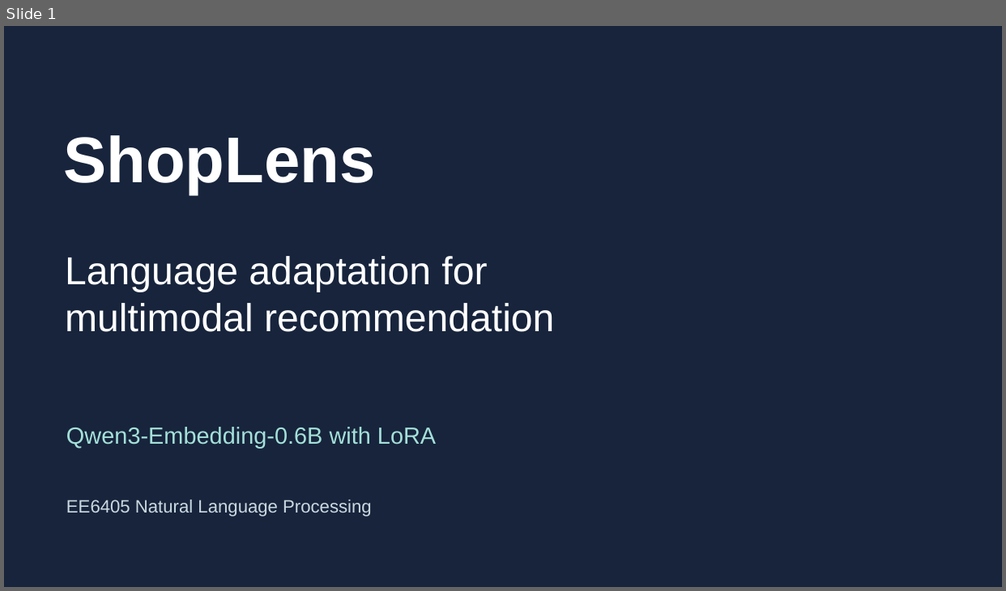
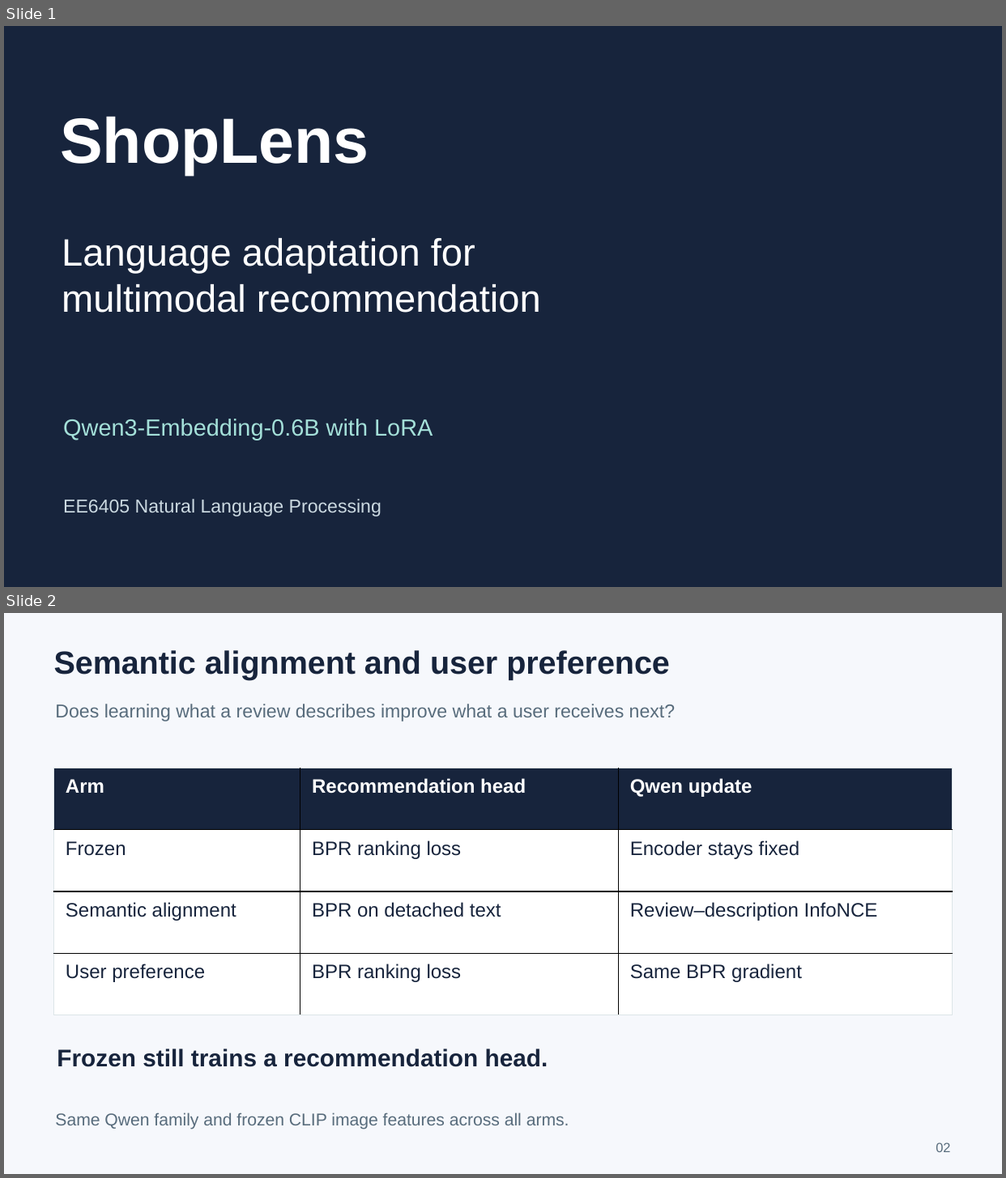
Before and after one commit to cjk041212/ShopLens, a slide deck: submission/ShopLens_Qwen_presentation.pptx. Shown one above the other, each under a label of ours: slide 1 before the commit, slides 1 and 2 after it. The pictures are 1006x591 and 1006x1178 pixels, drawn with LibreOffice and Linux fonts; fonts in the diff are those of the drawing. Boxes give left, top, right and bottom in pixels: in the first picture for what was removed or moved away, otherwise in the second. Text is boxed around its words. In the diff, an @@ line names an element or a change of style, - is before the commit and + after.

```diff
--- a/submission/ShopLens_Qwen_presentation.pptx
+++ b/submission/ShopLens_Qwen_presentation.pptx
@@ slide 2 added at box(4, 613, 1002, 1174), background #F6F8FC @@
@@ text added at box(54, 650, 670, 680), 30.8 pt, text #17243C, bold @@
+Semantic alignment and user preference
@@ text added at box(55, 704, 675, 722), 18 pt, text #586C7C @@
+Does learning what a review describes improve what a user receives next?
@@ table added at box(54, 768, 953, 1015), 4 rows, 3 columns @@
+Arm | Recommendation head | Qwen update
+Frozen | BPR ranking loss | Encoder stays fixed
+Semantic alignment | BPR on detached text | Review–description InfoNCE
+User preference | BPR ranking loss | Same BPR gradient
@@ text added at box(57, 1049, 548, 1067), 23.2 pt, text #17243C, bold @@
+Frozen still trains a recommendation head.
@@ text added at box(55, 1113, 569, 1130), 16.5 pt, text #586C7C @@
+Same Qwen family and frozen CLIP image features across all arms.
@@ text added at box(936, 1143, 950, 1152), 12.8 pt, text #586C7C @@
+02
@@ slide 1 changed as well @@
@@ text "ShopLens": place and size @@
-text "ShopLens" at box(63, 135, 376, 194)
+text "ShopLens" at box(60, 116, 368, 175)
@@ text "ShopLens" at box(60, 116, 368, 175): size 62.2 to 61.5 pt @@
@@ text "Language adaptation for": place and size @@
-text "Language adaptation for" at box(65, 256, 554, 332)
+text "Language adaptation for" at box(62, 238, 541, 313)
@@ text "Language adaptation for" at box(62, 238, 541, 313): size 37.5 to 36.8 pt @@
@@ text "Qwen3-Embedding-0.6B with LoRA": place and size @@
-text "Qwen3-Embedding-0.6B with LoRA" at box(66, 427, 436, 449)
+text "Qwen3-Embedding-0.6B with LoRA" at box(63, 419, 432, 440)
@@ text "EE6405 Natural Language Processing" at box(63, 499, 381, 517): size 17.2 to 18 pt @@
```
Also in this commit, not shown: 3 other slides changed, 21 other slides added, 8 slides removed, 2 other files.
